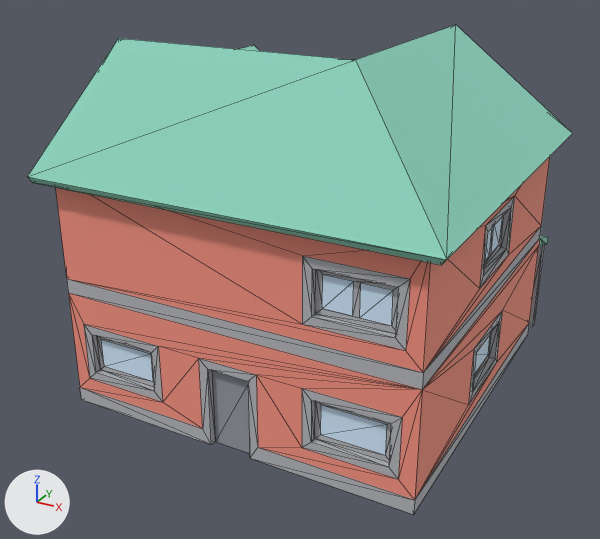
Renders of the glTF model BaseFramework 3D/Asset/Models/Props/House/House01.gltf from each side of a commit.
The view is the same before and after, from a 50 mm camera at (1.203, -2.397, 1.536) aimed at (-0.052, -0.115, 0.395). Every picture has the same lights, and +X, +Y and +Z are marked at lower left. The picture after the commit comes second. Mesh edges are drawn as thin lines. Where no turn or scale is listed for an object, it has been applied to the vertices. Vertices at exactly the same position are counted once.

In view in the first picture: 'house_type02'.
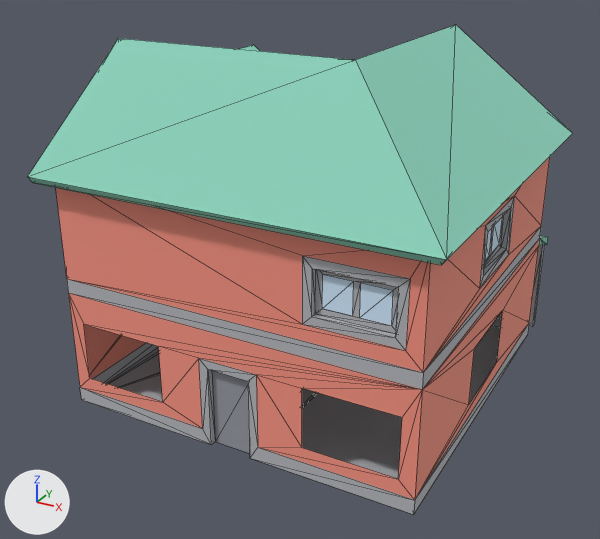
Pixel boxes [x1, y1, x2, y2] of what changed, in the pictures (600 x 539 px):
part 1 of me_house_type02, deleted
    before: [84, 325, 163, 402]
part 2 of me_house_type02, deleted
    before: [302, 388, 402, 479]
part 3 of me_house_type02, deleted
    before: [469, 311, 502, 404]

The change, as a diff of the scene's bpy script:
```diff
--- a/BaseFramework 3D/Asset/Models/Props/House/House01.gltf.py
+++ b/BaseFramework 3D/Asset/Models/Props/House/House01.gltf.py
@@ me_house_type02 @@
 # used by ob_house_type02; location = (0.0, 0.0, 0.0)
-me_house_type02.from_pydata(...)  # 379 vertices, 754 faces; spans x -0.654..0.654, y -0.703..0.703, z 0.0..1.137
+me_house_type02.from_pydata(...)  # 331 vertices, 650 faces; spans x -0.654..0.654, y -0.703..0.703, z 0.0..1.137
+# me_house_type02 part 1
+# 12 vertices are removed from x -0.524..-0.284, y -0.645..-0.625, z 0.13..0.27
+# 26 faces are deleted
+# me_house_type02 part 2
+# 12 vertices are removed from x 0.276..0.516, y -0.645..-0.625, z 0.13..0.27
+# 26 faces are deleted
+# me_house_type02 part 3
+# 12 vertices are removed from x 0.576..0.596, y -0.165..0.075, z 0.13..0.27
+# 26 faces are deleted
+# other edits to the shape of me_house_type02 do not show in these pictures
 me_house_type02.materials.append(mat_border)
```
